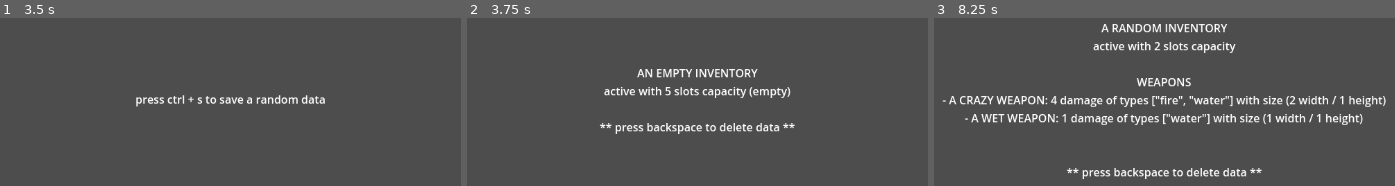
Above: before the commit, frames 1-3 (left to right).
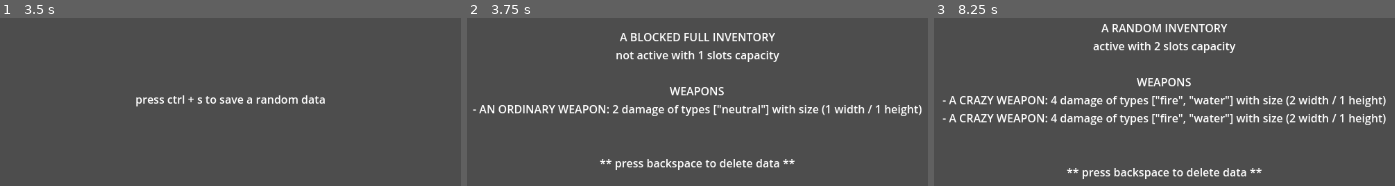
Above: after the commit, the same moments.

Repository: adriano-sudario/GDSerializable
Game: Godot game, scene res://main.tscn
Two runs of this game, one before a commit and one after it. Both use one fixed random seed, a clock stepped at 60 frames per second and the inputs below.
Inputs:
- Up to frame 1 (3.5 s): tap Enter at 0.5, 2 s; hold Ctrl 0.53-1.28 s; tap Space at 1.25, 2.75 s; hold S 1.28-2.03 s; tap Backspace at 1.35, 2.85 s; hold Ctrl 2.03-2.78 s
- Up to frame 2 (3.75 s): tap Enter at 3.5 s; hold S from 3.53 s (still down); hold Ctrl from 3.53 s (still down)
- Up to frame 3 (8.25 s): tap Space at 4.25 s; release Ctrl at 4.28 s; tap Backspace at 4.35, 5.85, 7.35 s; hold Ctrl 5.03-5.78 s; release S at 5.78 s; hold Ctrl 6.53-7.28 s; hold S from 8.03 s (still down); hold Ctrl from 8.03 s (still down)

Frame 1 is identical in both runs. In frame 2, 8.7% of the frame differs, in the area x 1-99%, y 8-91%; in frame 3, 3.2%.

Commit message:
.

Diff:
--- a/main.gd
+++ b/main.gd
@@ -38,8 +38,8 @@
 	weapon5.slot_size = Vector2(1, 1)
 
 	randomize()
-	var weapons = [weapon1, weapon2, weapon3, weapon4, weapon5]
-	return weapons[randi() % weapons.size()]
+	var weapon = [weapon1, weapon2, weapon3, weapon4, weapon5].pick_random()
+	return weapon
 
 func get_random_weapon_inventory() -> WeaponInventory:
 	var inventory1 = WeaponInventory.new()
@@ -66,8 +66,8 @@
 	inventory3.weapons.append(get_random_weapon())
 
 	randomize()
-	var inventories = [inventory1, inventory2, inventory3]
-	return inventories[randi() % inventories.size()]
+	var inventory = [inventory1, inventory2, inventory3].pick_random()
+	return inventory
 
 func update_label_text():
 	var weapon_inventory = Serializable.load_from_json(data_path) as WeaponInventory
--- a/serializable.gd
+++ b/serializable.gd
@@ -42,7 +42,7 @@
 		or value_type == TYPE_STRING)
 
 static func fix_values_after_load(loaded_obj) -> void:
-	if not is_native_object(loaded_obj):
+	if not Serializable.is_native_object(loaded_obj):
 		return
 
 	var variables:Array = Serializable.get_obj_properties(loaded_obj)
@@ -50,7 +50,12 @@
 	for variable in variables:
 		if variable.type == TYPE_ARRAY:
 			for i in loaded_obj[variable.name].size():
-				Serializable.fix_values_after_load(loaded_obj[variable.name][i])
+				var value = loaded_obj[variable.name][i]
+
+				if typeof(value) == TYPE_STRING and variable.hint_string.to_lower() != "string":
+					loaded_obj[variable.name][i] = str_to_var(value)
+				else:
+					Serializable.fix_values_after_load(value)
 		else:
 			if variable.type != TYPE_STRING and typeof(loaded_obj[variable.name]) == TYPE_STRING:
 				loaded_obj[variable.name] = str_to_var(loaded_obj[variable.name])
